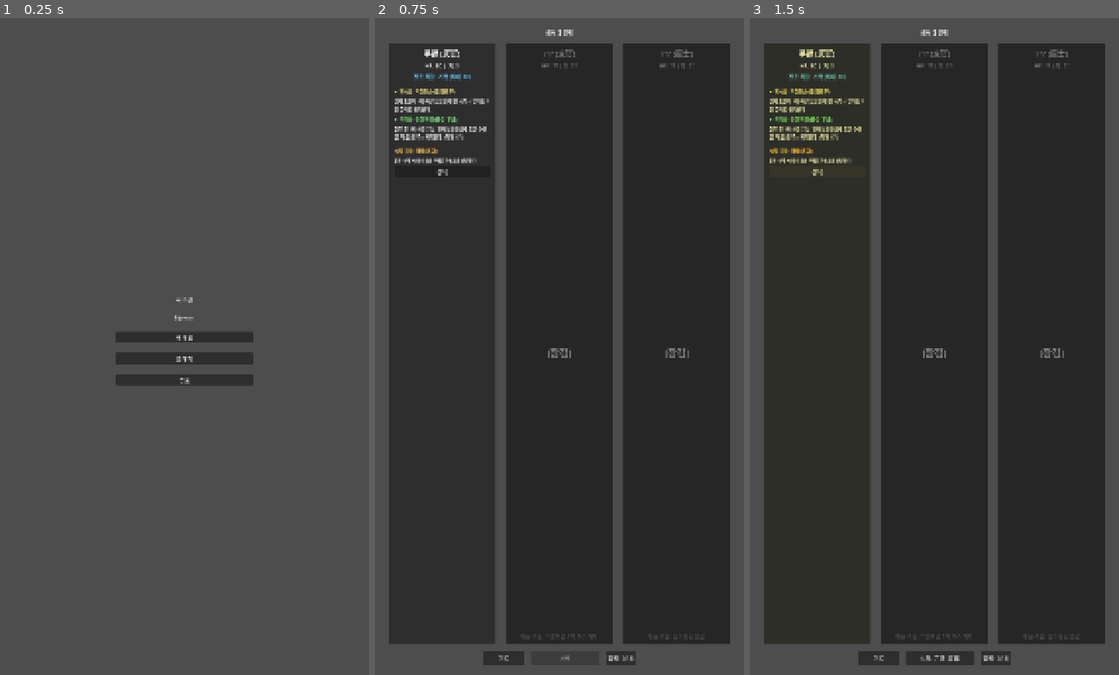
Above: before the commit, frames 1-3 (left to right).
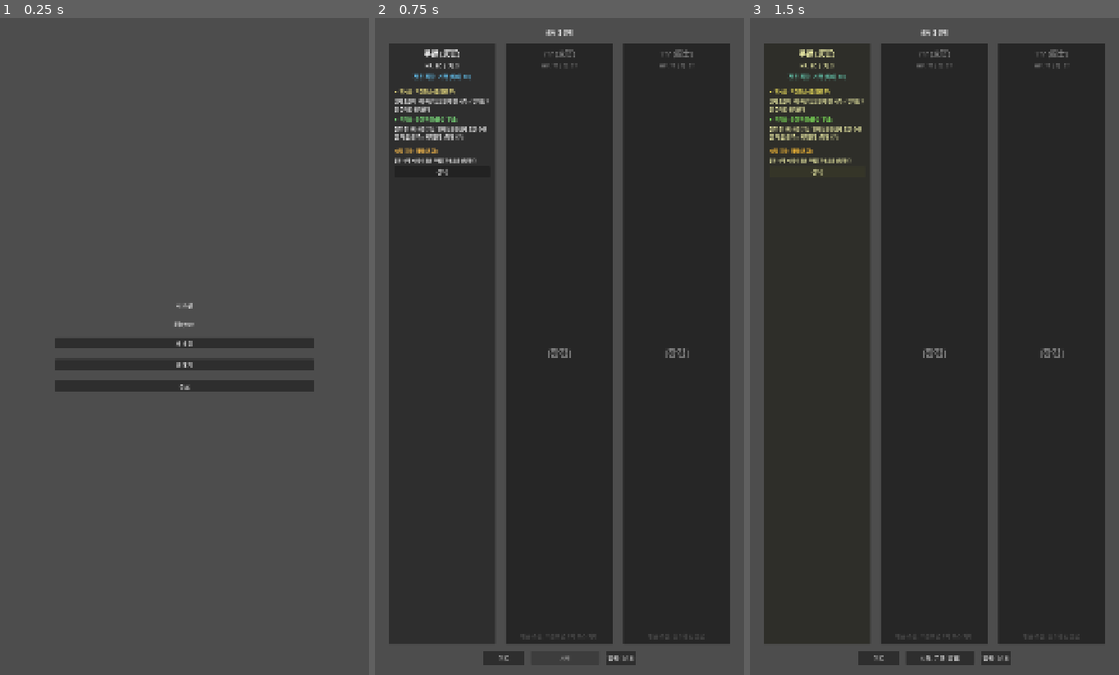
Above: after the commit, the same moments.

Repository: dongmin1213/Sijojeon
Game: Godot game, scene res://scenes/title/title_screen.tscn
The game is run twice, just before and just after one commit, with the same random seed, the same clock (stepped at 60 frames per second) and the same inputs.
Inputs:
- Up to frame 1 (0.25 s): no input
- Up to frame 2 (0.75 s): click "새 게임" at 0.5 s
- Up to frame 3 (1.5 s): click "선택" at 1.25 s

The runs differ from the first frame. In frame 1, 3.6% of the frame differs, in the area x 14-86%, y 42-57%; in frame 2, nothing differs; in frame 3, nothing differs.

Commit message:
Add responsive UI layout for Galaxy Z Flip 3 multi-resolution support (ZER-73)
- Title screen: replace hardcoded pixel offsets with anchor-based proportional layout
- Card hand: scale card spacing, fan curve, hover/select lift relative to viewport size
- Card UI: compute minimum size from viewport width instead of fixed 140x200px
- Character select: scale panel sizes proportionally to viewport
- Shop: replace fixed 180px scroll height with SIZE_EXPAND_FILL flag

Co-Authored-By: Paperclip <noreply@paperclip.ing>
Co-Authored-By: Claude Opus 4.6 <noreply@anthropic.com>

Diff:
--- a/scenes/character_select/character_select.gd
+++ b/scenes/character_select/character_select.gd
@@ -144,12 +144,18 @@
 
 
 func _build_character_cards() -> void:
+	# 뷰포트 크기에 비례하여 패널 크기 조정
+	var vp_size := get_viewport().get_visible_rect().size
+	var scale := vp_size.x / 1080.0
+	var panel_min_w := 300.0 * scale
+	var panel_min_h := 420.0 * scale
+
 	for i in _character_list.size():
 		var character: Dictionary = _character_list[i]
 		var unlocked: bool = character["unlocked"]
 
 		var panel := PanelContainer.new()
-		panel.custom_minimum_size = Vector2(300, 420)
+		panel.custom_minimum_size = Vector2(panel_min_w, panel_min_h)
 		panel.size_flags_horizontal = Control.SIZE_EXPAND_FILL
 
 		var margin := MarginContainer.new()
--- a/scenes/shop/shop.tscn
+++ b/scenes/shop/shop.tscn
@@ -86,7 +86,7 @@
 
 [node name="DeckScrollContainer" type="ScrollContainer" parent="VBoxContainer/RemoveSection"]
 layout_mode = 2
-custom_minimum_size = Vector2(0, 180)
+size_flags_vertical = 3
 visible = false
 
 [node name="DeckContainer" type="GridContainer" parent="VBoxContainer/RemoveSection/DeckScrollContainer"]
--- a/scenes/title/title_screen.tscn
+++ b/scenes/title/title_screen.tscn
@@ -13,17 +13,13 @@
 
 [node name="VBoxContainer" type="VBoxContainer" parent="."]
 layout_mode = 1
-anchors_preset = 8
-anchor_left = 0.5
-anchor_top = 0.5
-anchor_right = 0.5
-anchor_bottom = 0.5
-offset_left = -200.0
-offset_top = -150.0
-offset_right = 200.0
-offset_bottom = 150.0
+anchor_left = 0.15
+anchor_top = 0.25
+anchor_right = 0.85
+anchor_bottom = 0.75
 grow_horizontal = 2
 grow_vertical = 2
+alignment = 1
 theme_override_constants/separation = 30
 
 [node name="TitleLabel" type="Label" parent="VBoxContainer"]
--- a/scenes/ui/card_hand.gd
+++ b/scenes/ui/card_hand.gd
@@ -10,9 +10,12 @@
 # 부채꼴 배치 파라미터
 @export var fan_spread_degrees: float = 5.0   # 카드 간 회전 각도
 @export var fan_y_curve: float = 20.0         # 부채꼴 높이 커브
-@export var card_spacing: float = 145.0       # 카드 간 가로 간격
 @export var hover_lift: float = 30.0          # 호버 시 위로 올라가는 높이
 @export var select_lift: float = 50.0         # 선택 시 위로 올라가는 높이
+
+# 뷰포트 기준 비율 (1080x1920 기본 해상도 기준)
+const BASE_CARD_SPACING := 145.0
+const BASE_WIDTH := 1080.0
 
 var card_widgets: Array[CardUI] = []
 var selected_index: int = -1
@@ -75,10 +78,18 @@
 	if count == 0:
 		return
 
+	# 뷰포트 너비에 비례하여 카드 간격 계산
+	var scale_factor := size.x / BASE_WIDTH
+	var card_spacing := BASE_CARD_SPACING * scale_factor
+
 	var center_x := size.x / 2.0
 	var base_y := size.y * 0.3
 	var total_width := (count - 1) * card_spacing
 	var start_x := center_x - total_width / 2.0
+
+	# 부채꼴 커브도 높이에 비례
+	var height_scale := size.y / 1920.0
+	var scaled_y_curve := fan_y_curve * height_scale
 
 	for i in count:
 		var widget := card_widgets[i]
@@ -92,13 +103,13 @@
 
 		# 위치 계산
 		var x := start_x + i * card_spacing - widget.size.x / 2.0
-		var y := base_y + fan_y_curve * (centered_t * centered_t * 4.0)
+		var y := base_y + scaled_y_curve * (centered_t * centered_t * 4.0)
 
-		# 호버/선택 시 올림
+		# 호버/선택 시 올림 (뷰포트 높이에 비례)
 		if i == selected_index:
-			y -= select_lift
+			y -= select_lift * height_scale
 		elif i == hovered_index:
-			y -= hover_lift
+			y -= hover_lift * height_scale
 
 		# 회전 계산 (부채꼴)
 		var rotation_deg := centered_t * fan_spread_degrees * (count - 1)
--- a/scenes/ui/card_ui.gd
+++ b/scenes/ui/card_ui.gd
@@ -33,6 +33,11 @@
 
 const DRAG_THRESHOLD := 15.0   # 드래그 시작 최소 거리 (px)
 const PLAY_THRESHOLD := 80.0   # 위로 드래그 시 카드 플레이 최소 거리 (px)
+
+# 뷰포트 기준 카드 크기 비율 (1080x1920 기본 해상도 기준)
+const BASE_CARD_WIDTH := 140.0
+const BASE_CARD_HEIGHT := 200.0
+const BASE_VIEWPORT_WIDTH := 1080.0
 
 # 카드 타입별 색상
 const TYPE_COLORS := {
@@ -66,7 +71,10 @@
 	mouse_exited.connect(_on_mouse_exited)
 	gui_input.connect(_on_gui_input)
 	mouse_filter = Control.MOUSE_FILTER_STOP
-	custom_minimum_size = Vector2(140, 200)
+	# 뷰포트 너비에 비례하여 카드 크기 조정
+	var vp_width := get_viewport().get_visible_rect().size.x
+	var scale := vp_width / BASE_VIEWPORT_WIDTH
+	custom_minimum_size = Vector2(BASE_CARD_WIDTH * scale, BASE_CARD_HEIGHT * scale)
 
 
 func setup(data: CardData, index: int, playable: bool, matches_sijo: bool) -> void:
--- a/scenes/ui/card_ui.tscn
+++ b/scenes/ui/card_ui.tscn
@@ -3,7 +3,6 @@
 [ext_resource type="Script" path="res://scenes/ui/card_ui.gd" id="1"]
 
 [node name="CardUI" type="PanelContainer"]
-custom_minimum_size = Vector2(140, 200)
 script = ExtResource("1")
 
 [node name="MarginContainer" type="MarginContainer" parent="."]
